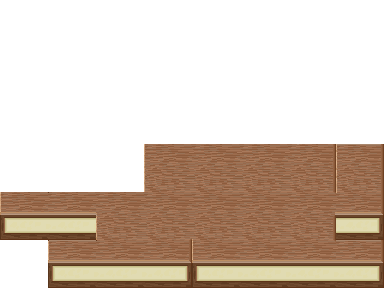
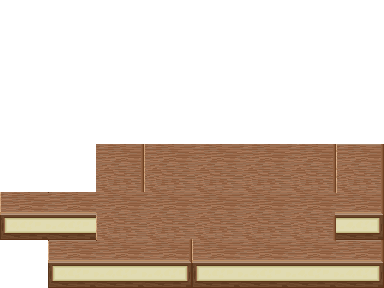
The second w=384, h=288 image is a revision of the first. Changes to its layers:
pixels changed over (96, 144, 144, 192) (layer not identified)
